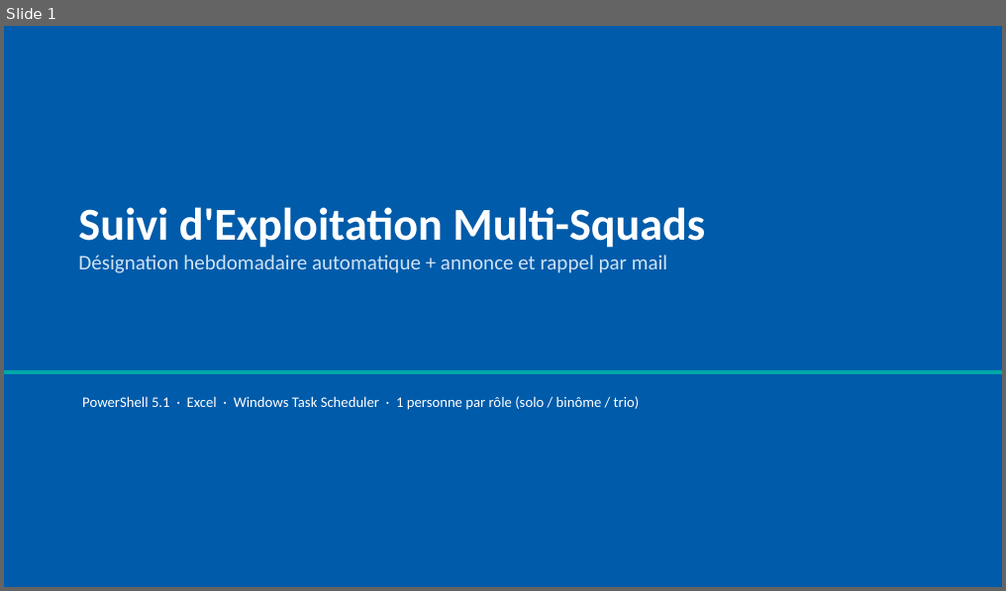
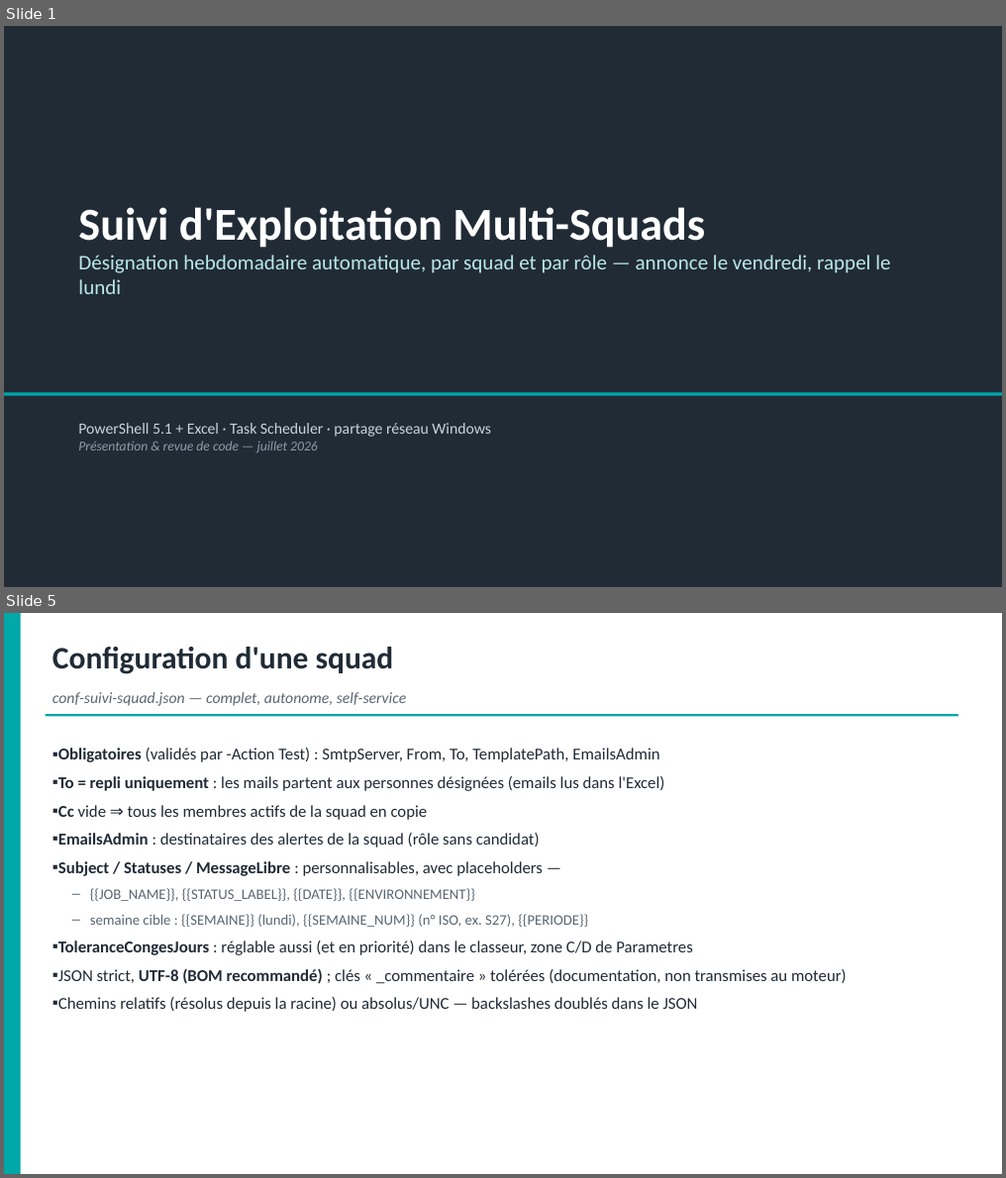
Before and after one commit to lucasyessad/mon_env, a slide deck: docs/Presentation-Suivi-Exploitation.pptx. Shown one above the other, each under a label of ours: slide 1 before the commit, slides 1 and 5 after it; the slides between them are not shown. The pictures are 1006x591 and 1006x1178 pixels, drawn with LibreOffice and Linux fonts; fonts in the diff are those of the drawing. Boxes give left, top, right and bottom in pixels: in the first picture for what was removed or moved away, otherwise in the second. Text is boxed around its words. In the diff, an @@ line names an element or a change of style, - is before the commit and + after.

```diff
--- a/docs/Presentation-Suivi-Exploitation.pptx
+++ b/docs/Presentation-Suivi-Exploitation.pptx
@@ slide 5 added at (x1=4, y1=613, x2=1002, y2=1174), background #FFFFFF @@
@@ rectangle added at (x1=4, y1=613, x2=21, y2=1174), fill #00A8A8 @@
@@ text added at (x1=53, y1=647, x2=394, y2=674), 30 pt, text #212B36, bold @@
+Configuration d'une squad
@@ text added at (x1=53, y1=692, x2=406, y2=706), 15 pt, text #5A6672, italic @@
+conf-suivi-squad.json — complet, autonome, self-service
@@ rectangle added at (x1=46, y1=714, x2=958, y2=716), fill #00A8A8 @@
@@ text added at (x1=58, y1=748, x2=846, y2=1012), 16 pt, text #212B36 @@
+▪ Obligatoires (validés par -Action Test) : SmtpServer, From, To, TemplatePath, EmailsAdmin
+▪ To = repli uniquement : les mails partent aux personnes désignées (emails lus dans l'Excel)
+▪ Cc vide ⇒ tous les membres actifs de la squad en copie
+▪ EmailsAdmin : destinataires des alertes de la squad (rôle sans candidat)
+▪ Subject / Statuses / MessageLibre : personnalisables, avec placeholders —
+  – {{JOB_NAME}}, {{STATUS_LABEL}}, {{DATE}}, {{ENVIRONNEMENT}}
+  – semaine cible : {{SEMAINE}} (lundi), {{SEMAINE_NUM}} (n° ISO, ex. S27), {{PERIODE}}
+▪ ToleranceCongesJours : réglable aussi (et en priorité) dans le classeur, zone C/D de Parametres
+▪ JSON strict, UTF-8 (BOM recommandé) ; clés « _commentaire » tolérées (documentation, non transmises au moteur)
+▪ Chemins relatifs (résolus depuis la racine) ou absolus/UNC — backslashes doublés dans le JSON
@@ slide 1 changed as well @@
@@ rectangle at (x1=4, y1=26, x2=1002, y2=587): fill #005BAA to #212B36 @@
@@ text at (x1=78, y1=255, x2=890, y2=294): text changed; text colour #CFE2F3 to #B9E8E8 @@
-Désignation hebdomadaire automatique + annonce et rappel par mail
+Désignation hebdomadaire automatique, par squad et par rôle — annonce le vendredi, rappel le lundi
@@ rectangle moved from (x1=4, y1=371, x2=1002, y2=374) to (x1=4, y1=393, x2=1002, y2=396) @@
@@ text at (x1=78, y1=423, x2=491, y2=453): text changed; size 14 to 15 pt; text colour #FFFFFF to #C9D3DC @@
-PowerShell 5.1 · Excel · Windows Task Scheduler · 1 personne par rôle (solo / binôme / trio)
+PowerShell 5.1 + Excel · Task Scheduler · partage réseau Windows
+Présentation & revue de code — juillet 2026
```
Also in this commit, not shown: 2 other slides changed, 9 other slides added, 8 slides removed, 2 other files.
